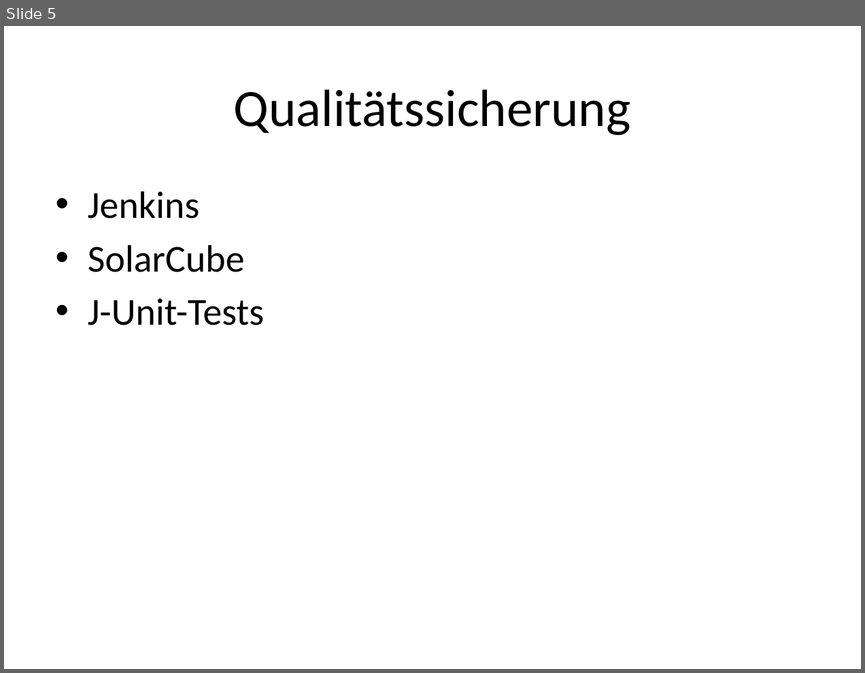
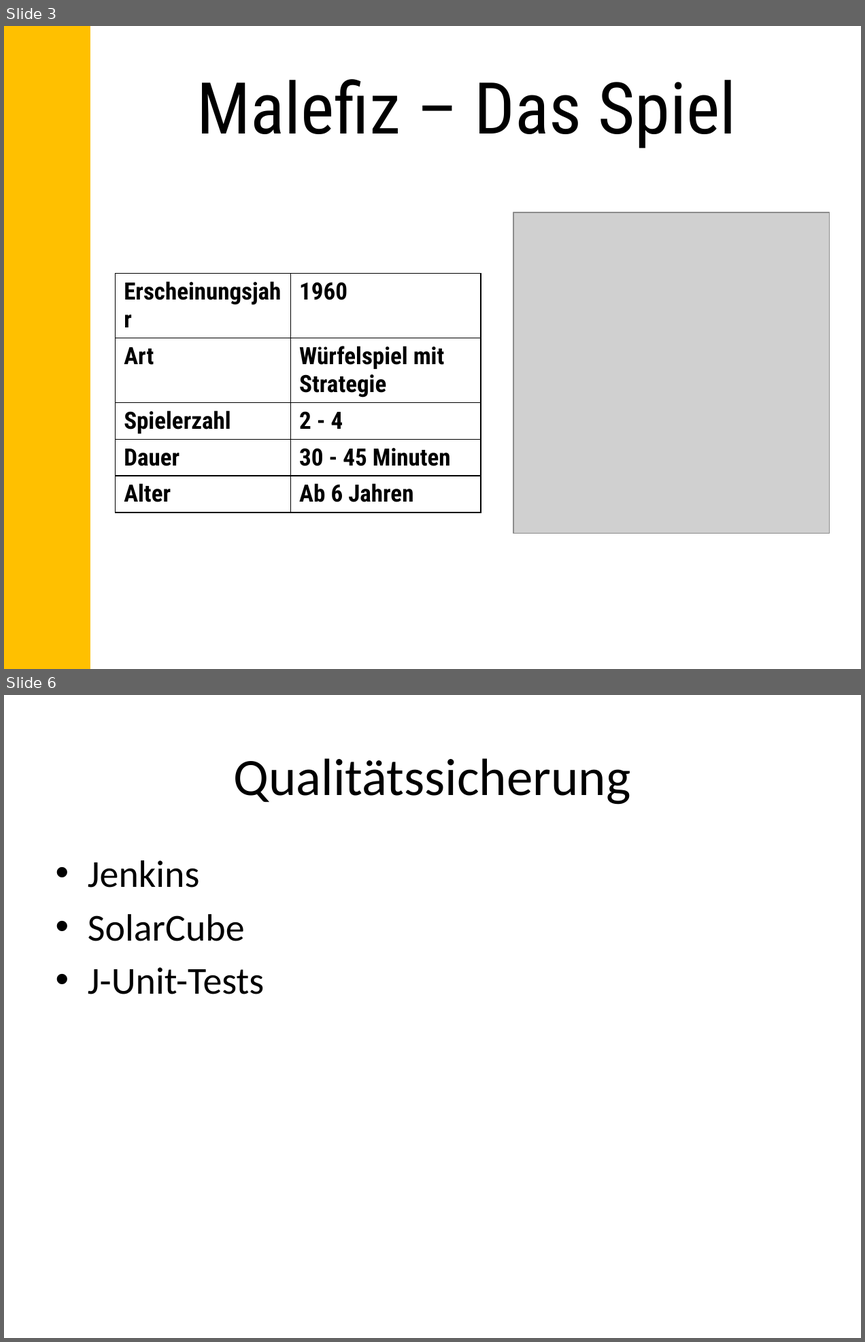
Before and after one commit to daleitner/SE2_Project, a slide deck: Endpräsentation_Leitfaden.pptx. Shown one above the other, each under a label of ours: slide 5 before the commit, slides 3 and 6 after it; the slides between them are not shown. The pictures are 865x673 and 865x1342 pixels, drawn with LibreOffice and Linux fonts; fonts in the diff are those of the drawing; grey boxes stand for pictures. Boxes give left, top, right and bottom in pixels: in the first picture for what was removed or moved away, otherwise in the second. Text is boxed around its words. In the diff, an @@ line names an element or a change of style, - is before the commit and + after.

```diff
--- a/Endpräsentation_Leitfaden.pptx
+++ b/Endpräsentation_Leitfaden.pptx
@@ slide 3 added at bbox=[4, 26, 861, 669], background #FFFFFF @@
@@ rectangle added at bbox=[5, 26, 89, 669], fill #FFC000, outline #FFC000 2 pt @@
@@ title added at bbox=[196, 79, 736, 148], 60 pt, text #000000 @@
+Malefiz – Das Spiel
@@ picture added at bbox=[513, 213, 829, 533] @@
@@ table added at bbox=[116, 274, 481, 505], 5 rows, 2 columns @@
+Erscheinungsjahr | 1960
+Art | Würfelspiel mit Strategie
+Spielerzahl | 2 - 4
+Dauer | 30 - 45 Minuten
+Alter | Ab 6 Jahren
@@ what was slide 5 is now slide 6 @@
```
Also in this commit, not shown: 3 slides changed, 2 other slides added, 2 slides removed, 1 other file.
